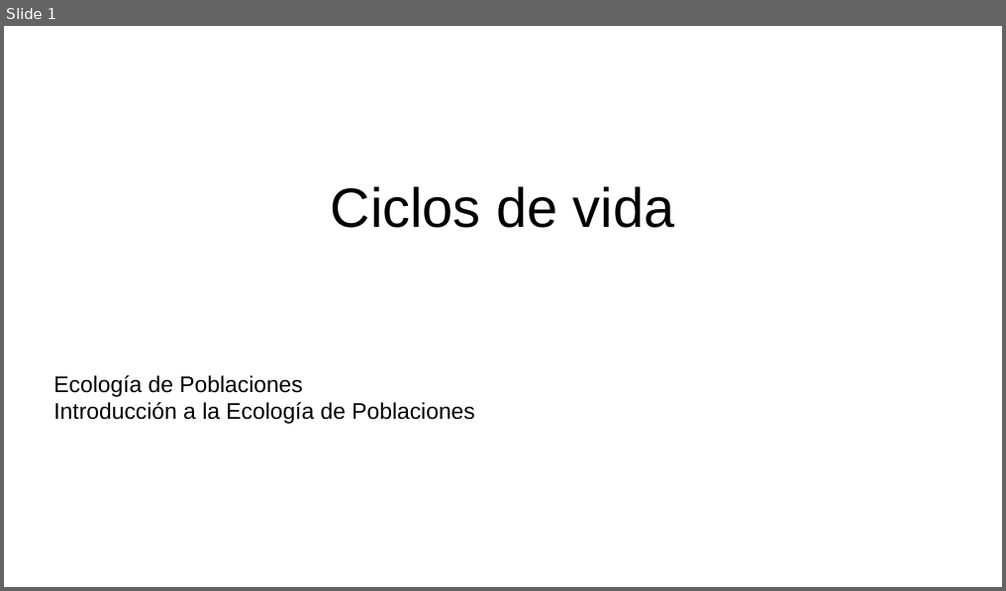
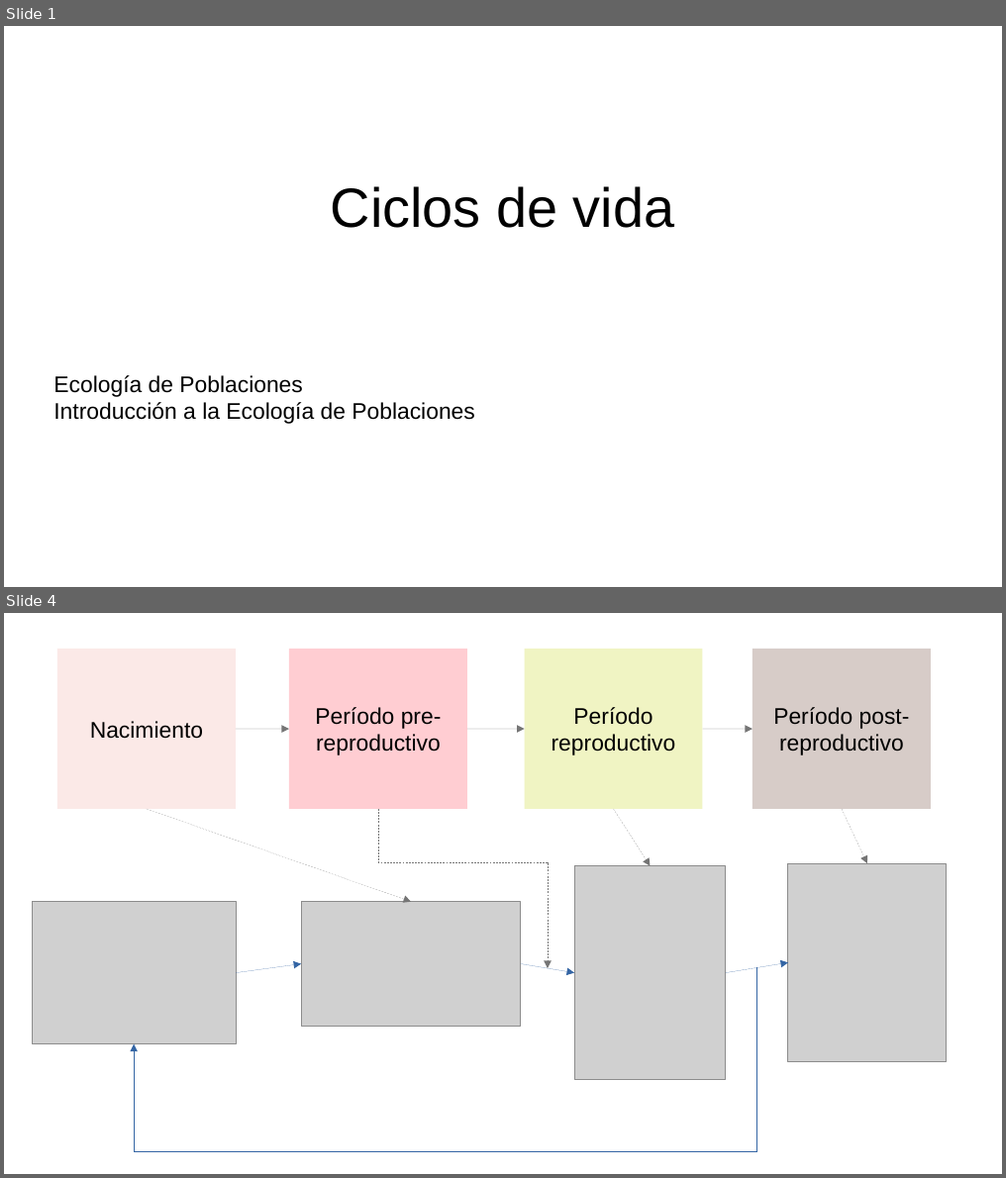
Before and after one commit to gerardommc/Ecologia-poblaciones, a slide deck: Unidad-1/Ciclos-vida.odp. Shown one above the other, each under a label of ours: slide 1 before the commit, slides 1 and 4 after it; the slides between them are not shown. The pictures are 1006x591 and 1006x1178 pixels, drawn with LibreOffice and Linux fonts; fonts in the diff are those of the drawing; grey boxes stand for pictures. Boxes give left, top, right and bottom in pixels: in the first picture for what was removed or moved away, otherwise in the second. Text is boxed around its words. In the diff, an @@ line names an element or a change of style, - is before the commit and + after.

```diff
--- a/Unidad-1/Ciclos-vida.odp
+++ b/Unidad-1/Ciclos-vida.odp
@@ slide 4 added at [4, 613, 1002, 1174], background #FFFFFF @@
@@ rectangle added at [57, 649, 236, 809], fill #FBE9E7, 18 pt, text #000000 @@
+Nacimiento
@@ rectangle added at [289, 649, 467, 809], fill #FFCDD2, 18 pt, text #000000 @@
+Período pre-reproductivo
@@ rectangle added at [525, 649, 703, 809], fill #F0F4C3, 18 pt, text #000000 @@
+Período reproductivo
@@ rectangle added at [752, 649, 932, 809], fill #D7CCC8, 18 pt, text #000000 @@
+Período post-reproductivo
@@ arrow added from (236, 729) to (289, 729), #757575 0 pt @@
@@ arrow added from (467, 729) to (525, 729), #757575 0 pt @@
@@ arrow added from (703, 729) to (752, 729), #757575 0 pt @@
@@ arrow added from (147, 809) to (412, 902), #757575 0 pt @@
@@ elbow arrow added from (378, 809) to (548, 968), #757575 0 pt @@
@@ arrow added from (614, 809) to (650, 866), #757575 0 pt @@
@@ arrow added from (842, 809) to (868, 863), #757575 0 pt @@
@@ picture added at [574, 866, 726, 1080] @@
@@ picture added at [788, 863, 946, 1062] @@
@@ picture added at [32, 902, 236, 1044] @@
@@ picture added at [301, 902, 521, 1027] @@
@@ elbow arrow added from (757, 968) to (134, 1044), #3465A4 0 pt @@
@@ arrow added from (236, 973) to (301, 964), #3465A4 0 pt @@
@@ arrow added from (521, 964) to (574, 973), #3465A4 0 pt @@
@@ arrow added from (726, 973) to (788, 962), #3465A4 0 pt @@
```
Also in this commit, not shown: 9 other slides added, 1 slide removed, 8 other files.
